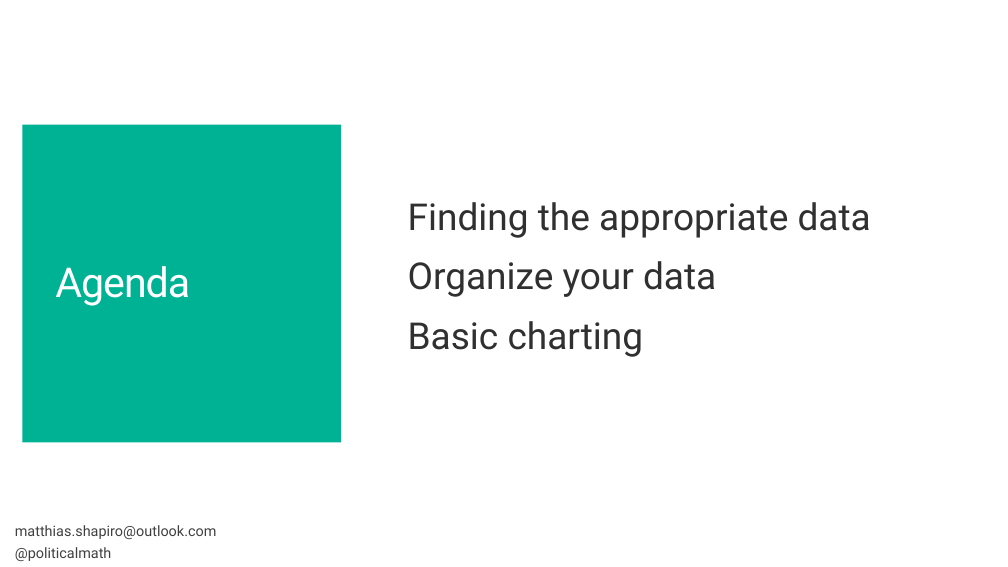
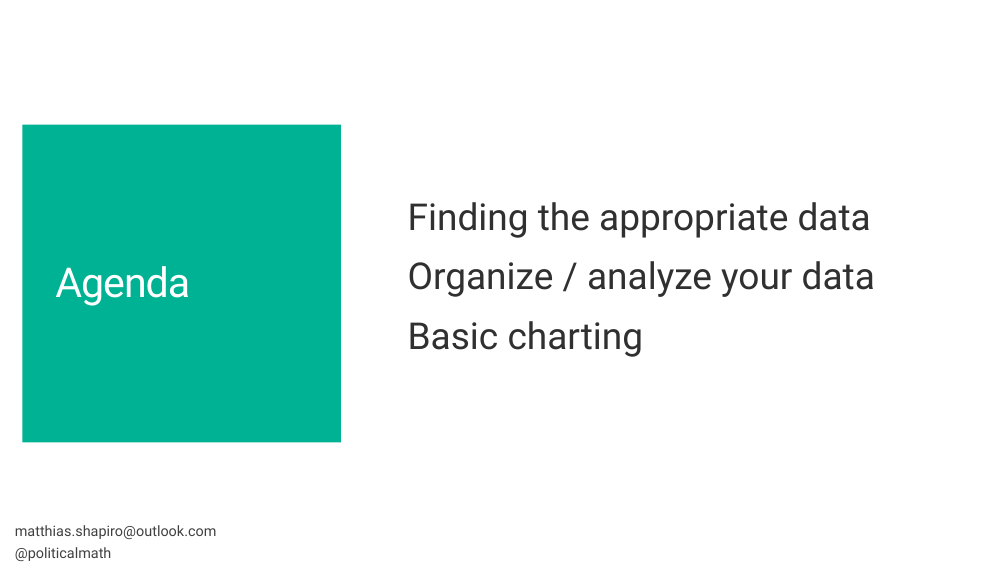
Before and after one commit to matthiasxc/DataVisClass, a slide deck: slide 2 of Session 2.pptx. Drawn at 1008x567 pixels with LibreOffice and Linux fonts; fonts in the diff are those of the drawing; background and template pictures are left out. Boxes give left, top, right and bottom in pixels: in the first picture for what was removed or moved away, otherwise in the second. Text is boxed around its words. In the diff, an @@ line names an element or a change of style, - is before the commit and + after.

```diff
--- a/Session 2.pptx
+++ b/Session 2.pptx
@@ text at [408, 261, 875, 297]: text changed @@
-Organize your data
+Organize / analyze your data
```
Also in this commit, not shown: 4 other slides changed, 3 slides added, 1 slide removed, 1 other file.
